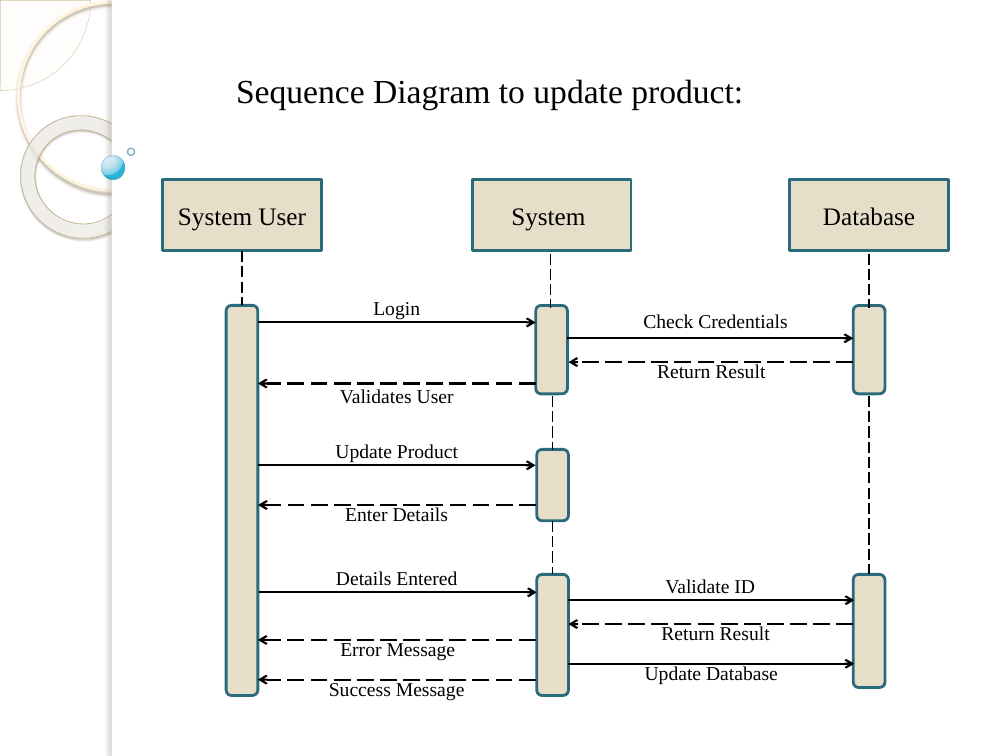
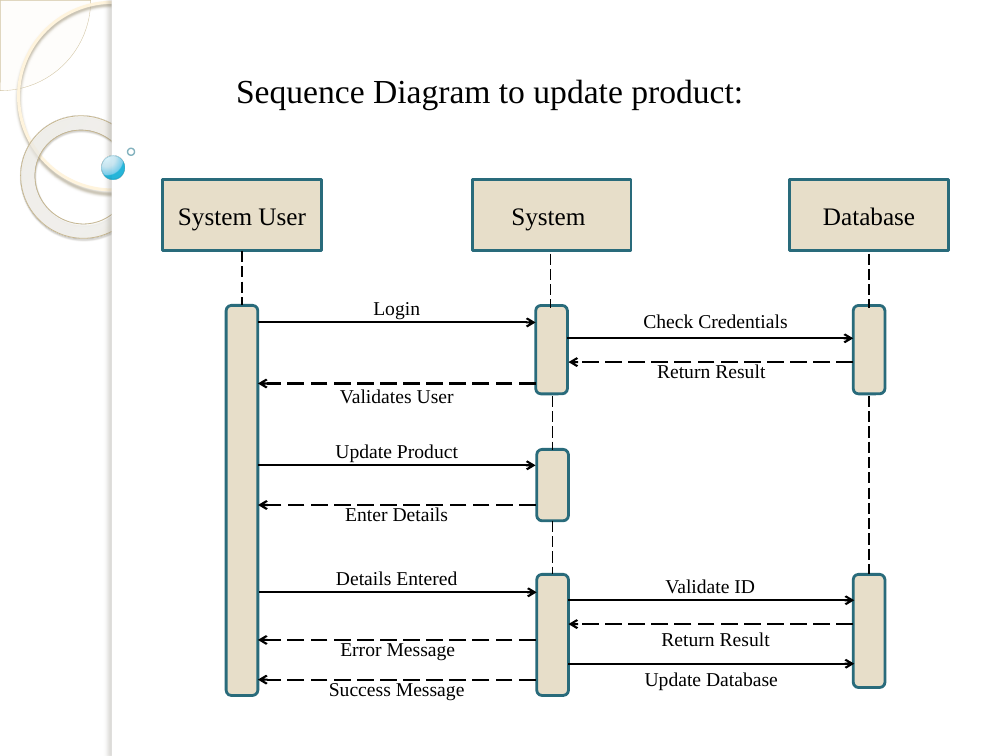
Before and after one commit to RohitKumarCG/InventoryProject, a slide deck: slide 4 of Rohit_Project_PPT.pptx. Drawn at 1008x756 pixels with LibreOffice and Linux fonts; fonts in the diff are those of the drawing; background and template pictures are left out. Boxes give left, top, right and bottom in pixels: in the first picture for what was removed or moved away, otherwise in the second. Text is boxed around its words. In the diff, an @@ line names an element or a change of style, - is before the commit and + after.

```diff
--- a/Rohit_Project_PPT.pptx
+++ b/Rohit_Project_PPT.pptx
@@ text "Return Result": place and size @@
-text "Return Result" at <box>661,626,770,641</box>
+text "Return Result" at <box>661,632,770,647</box>
@@ text "Update Database": place and size @@
-text "Update Database" at <box>645,666,778,685</box>
+text "Update Database" at <box>645,672,778,691</box>
```
Also in this commit, not shown: 1 other slide changed, 3 slides added.
